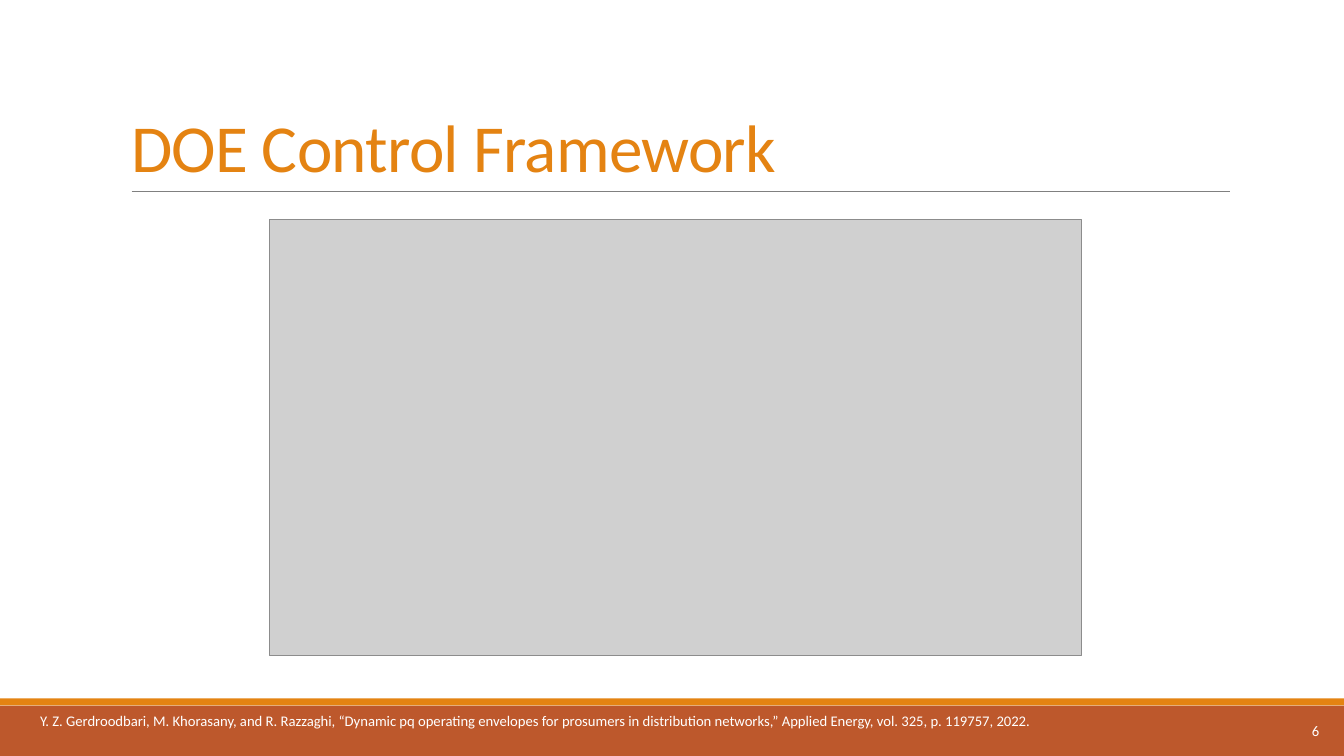
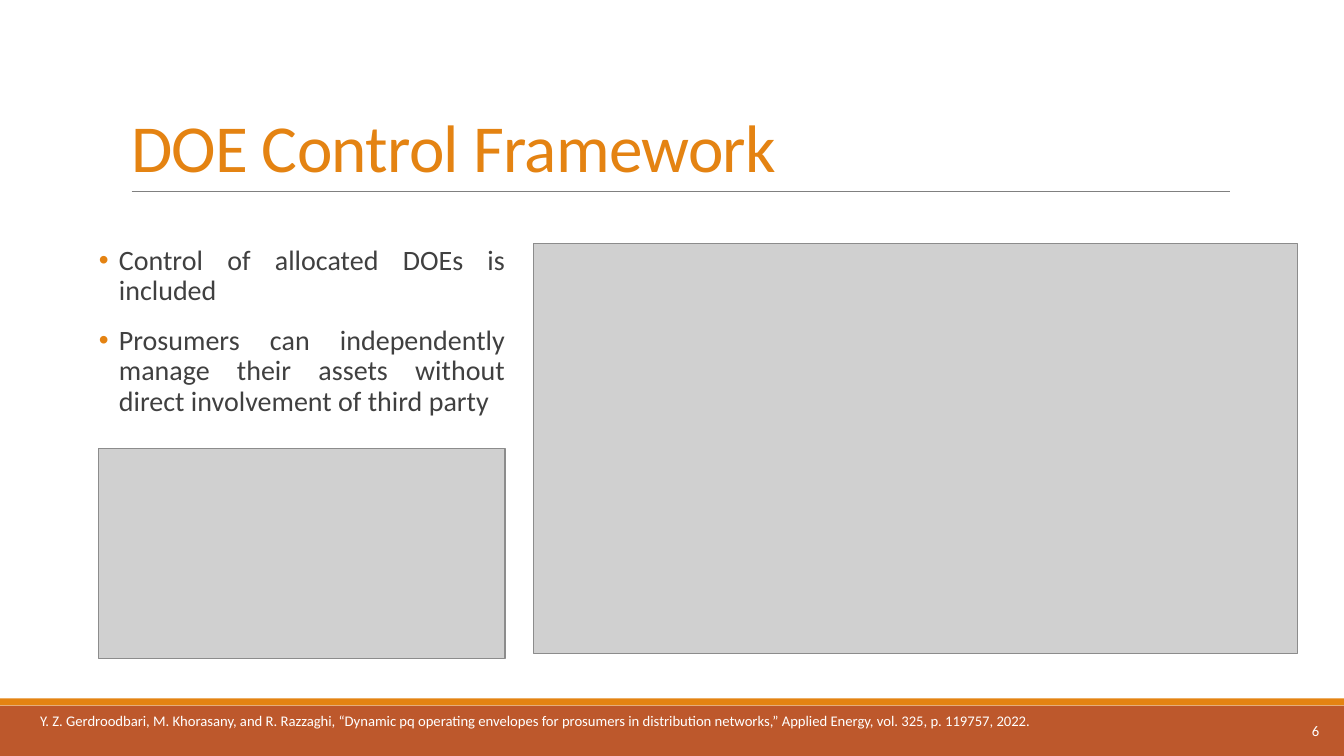
Before and after one commit to athuljosep/Power_System_Analysis, a slide deck: slide 6 of Seminar/Dynamic Operating Envelope.pptx. Drawn at 1344x756 pixels with LibreOffice and Linux fonts; fonts in the diff are those of the drawing; grey boxes stand for pictures. Boxes give left, top, right and bottom in pixels: in the first picture for what was removed or moved away, otherwise in the second. Text is boxed around its words. In the diff, an @@ line names an element or a change of style, - is before the commit and + after.

```diff
--- a/Seminar/Dynamic Operating Envelope.pptx
+++ b/Seminar/Dynamic Operating Envelope.pptx
@@ text added at (119,250,505,416), 20 pt, text #404040 @@
+• Control of allocated DOEs is included
+• Prosumers can independently manage their assets without direct involvement of third party
@@ picture: place and size @@
-picture at (269,220,1082,656)
+picture at (534,244,1298,654)
@@ picture added at (99,449,505,659) @@
```
Also in this commit, not shown: 7 other slides changed, 1 slide added.
